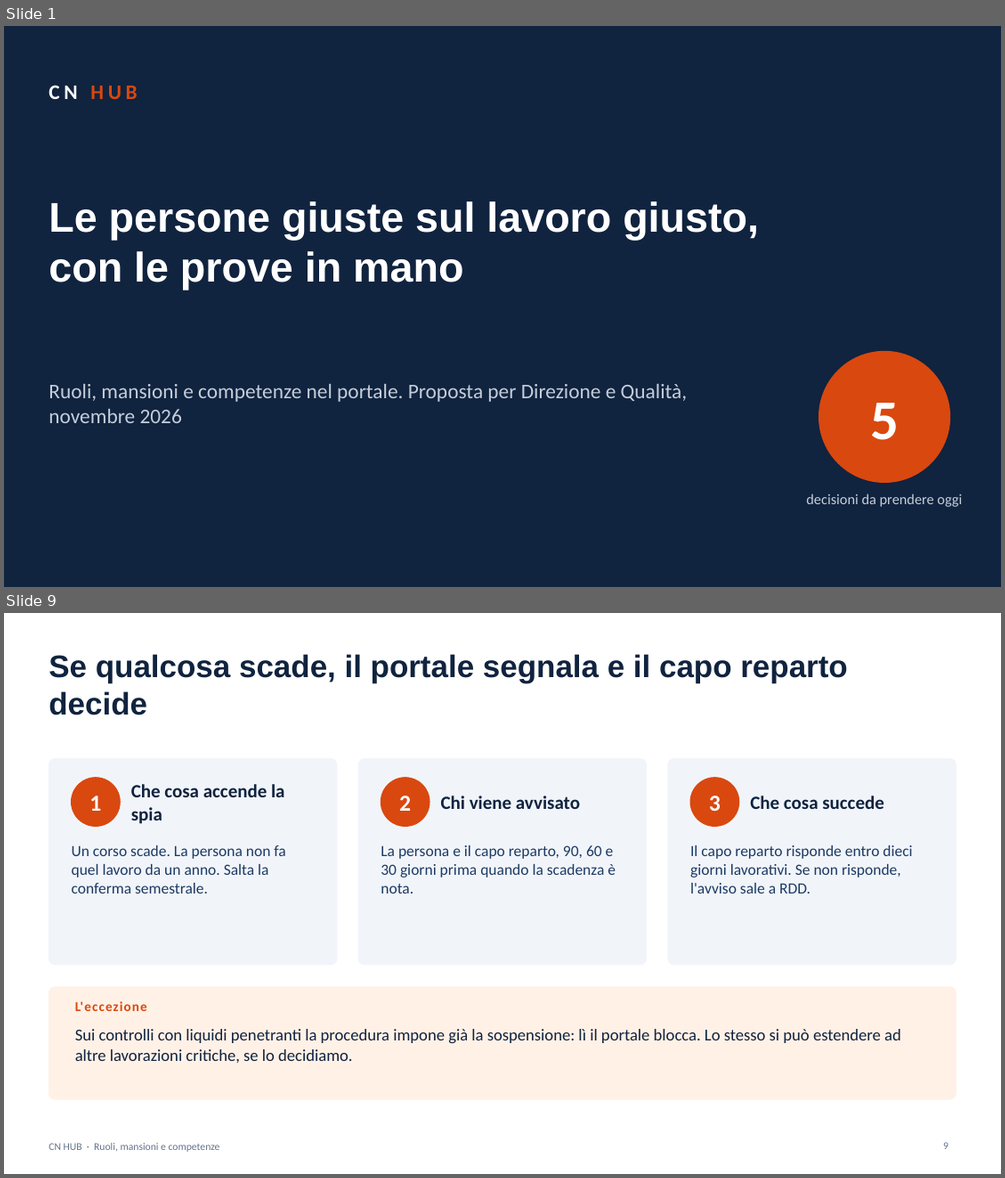
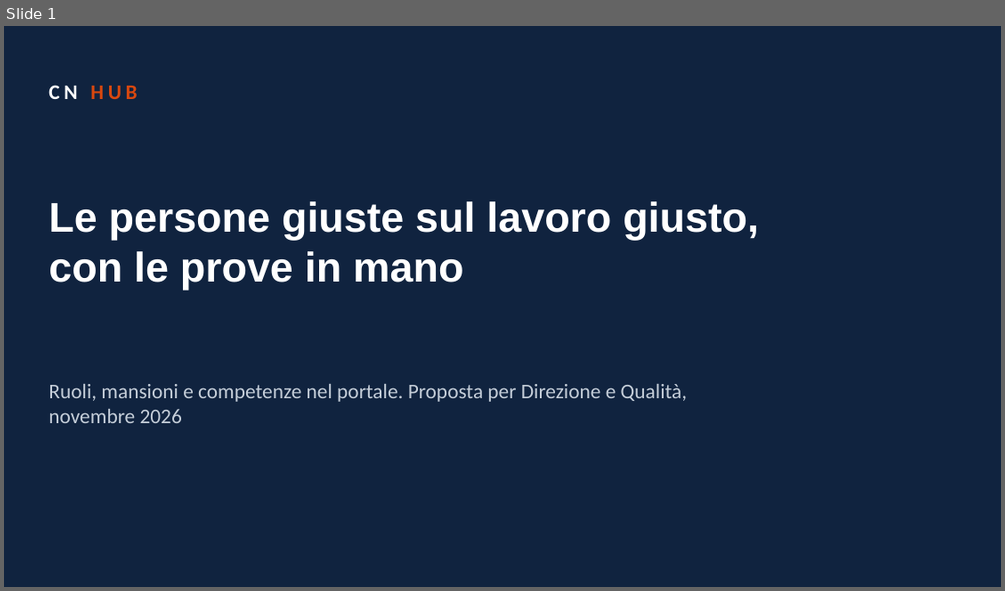
Before and after one commit to brividich/CRM-Brizio, a slide deck: docs/feasibility/ruoli-mansioni-competenze/Fattibilita_RMC_Presentazione.pptx. Shown one above the other, each under a label of ours: slides 1 and 9 before the commit, slide 1 after it; the slides between them are not shown. The pictures are 1005x1178 and 1005x591 pixels, drawn with LibreOffice and Linux fonts; fonts in the diff are those of the drawing. Boxes give left, top, right and bottom in pixels: in the first picture for what was removed or moved away, otherwise in the second. Text is boxed around its words. In the diff, an @@ line names an element or a change of style, - is before the commit and + after.

```diff
--- a/docs/feasibility/ruoli-mansioni-competenze/Fattibilita_RMC_Presentazione.pptx
+++ b/docs/feasibility/ruoli-mansioni-competenze/Fattibilita_RMC_Presentazione.pptx
@@ slide 9 removed at [4, 613, 1001, 1174], background #FFFFFF @@
@@ title removed at [48, 654, 847, 715] @@
-Se qualcosa scade, il portale segnala e il capo reparto decide
@@ rounded rectangle removed at [48, 759, 337, 965] @@
@@ rounded rectangle removed at [358, 759, 647, 965] @@
@@ rounded rectangle removed at [668, 759, 956, 965] @@
@@ ellipse removed at [72, 778, 120, 826] @@
@@ text removed at [89, 795, 101, 811] @@
-1
@@ text removed at [131, 784, 284, 824] @@
-Che cosa accende la spia
@@ ellipse removed at [380, 778, 429, 826] @@
@@ text removed at [399, 795, 411, 811] @@
-2
@@ text removed at [441, 795, 580, 809] @@
-Chi viene avvisato
@@ ellipse removed at [690, 778, 739, 826] @@
@@ text removed at [709, 795, 720, 811] @@
-3
@@ text removed at [750, 795, 884, 809] @@
-Che cosa succede
@@ text removed at [72, 845, 285, 893] @@
-Un corso scade. La persona non fa quel lavoro da un anno. Salta la conferma semestrale.
@@ text removed at [380, 845, 615, 893] @@
-La persona e il capo reparto, 90, 60 e 30 giorni prima quando la scadenza è nota.
@@ text removed at [690, 845, 912, 893] @@
-Il capo reparto risponde entro dieci giorni lavorativi. Se non risponde, l'avviso sale a RDD.
@@ rounded rectangle removed at [48, 987, 956, 1099] @@
@@ text removed at [75, 1001, 147, 1011] @@
-L'eccezione
@@ text removed at [75, 1029, 901, 1062] @@
-Sui controlli con liquidi penetranti la procedura impone già la sospensione: lì il portale blocca. Lo stesso si può estendere ad altre lavorazioni critiche, se lo decidiamo.
@@ text removed at [48, 1143, 220, 1151] @@
-CN HUB · Ruoli, mansioni e competenze
@@ page number removed at [943, 1142, 948, 1149] @@
-9
@@ slide 1 changed as well @@
@@ ellipse removed at [819, 351, 950, 483] @@
@@ text removed at [870, 402, 898, 440] @@
-5
@@ text removed at [806, 493, 962, 507] @@
-decisioni da prendere oggi
```
Also in this commit, not shown: 3 other slides changed, 3 slides added, 7 other slides removed, 17 other files.
